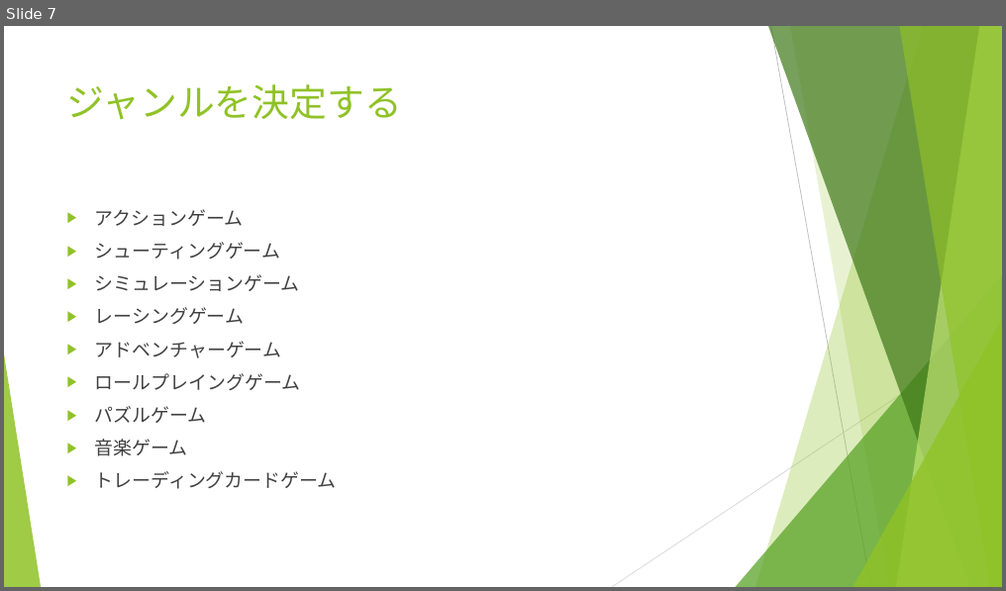
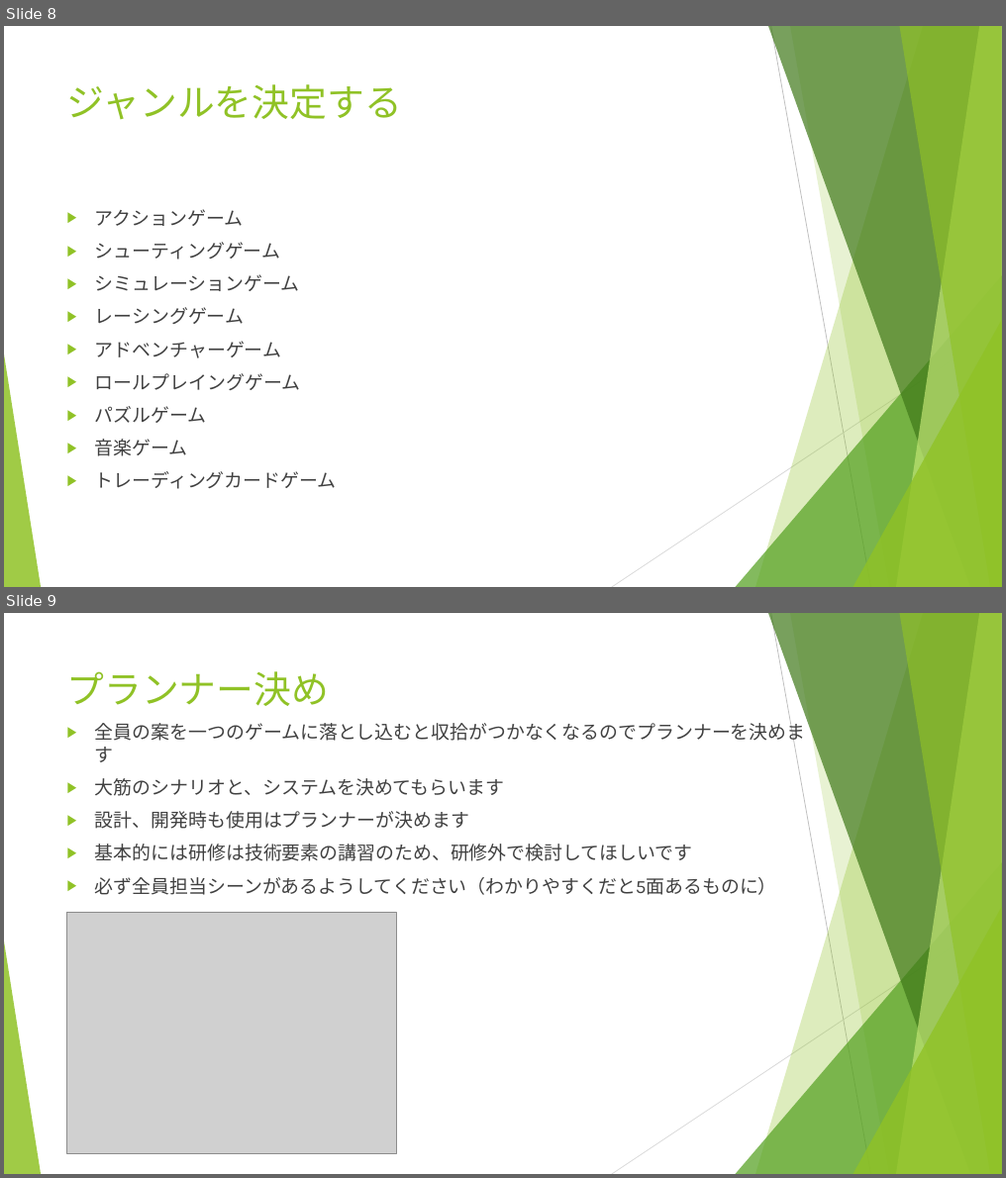
Before and after one commit to hirane/gameTraining, a slide deck: 99_研修資料/第一回/研修資料.pptx. Shown one above the other, each under a label of ours: slide 7 before the commit, slides 8 and 9 after it. The pictures are 1006x591 and 1006x1178 pixels, drawn with LibreOffice and Linux fonts; fonts in the diff are those of the drawing; grey boxes stand for pictures. Boxes give left, top, right and bottom in pixels: in the first picture for what was removed or moved away, otherwise in the second. Text is boxed around its words. In the diff, an @@ line names an element or a change of style, - is before the commit and + after.

```diff
--- a/99_研修資料/第一回/研修資料.pptx
+++ b/99_研修資料/第一回/研修資料.pptx
@@ slide 9 added at (4, 613, 1002, 1174), background #FFFFFF; not listed: 10 template elements that a slide beside it also shows @@
@@ title added at (67, 671, 330, 706), 36 pt, text #90C226 @@
+プランナー決め
@@ text added at (95, 721, 806, 895), 18 pt, text #404040 @@
+▶ 全員の案を一つのゲームに落とし込むと収拾がつかなくなるのでプランナーを決めます
+▶ 大筋のシナリオと、システムを決めてもらいます
+▶ 設計、開発時も使用はプランナーが決めます
+▶ 基本的には研修は技術要素の講習のため、研修外で検討してほしいです
+▶ 必ず全員担当シーンがあるようしてください（わかりやすくだと5面あるものに）
@@ picture added at (66, 912, 396, 1154) @@
@@ what was slide 7 is now slide 8 @@
```
Also in this commit, not shown: 2 slides changed, 6 other slides added, 2 other files.
